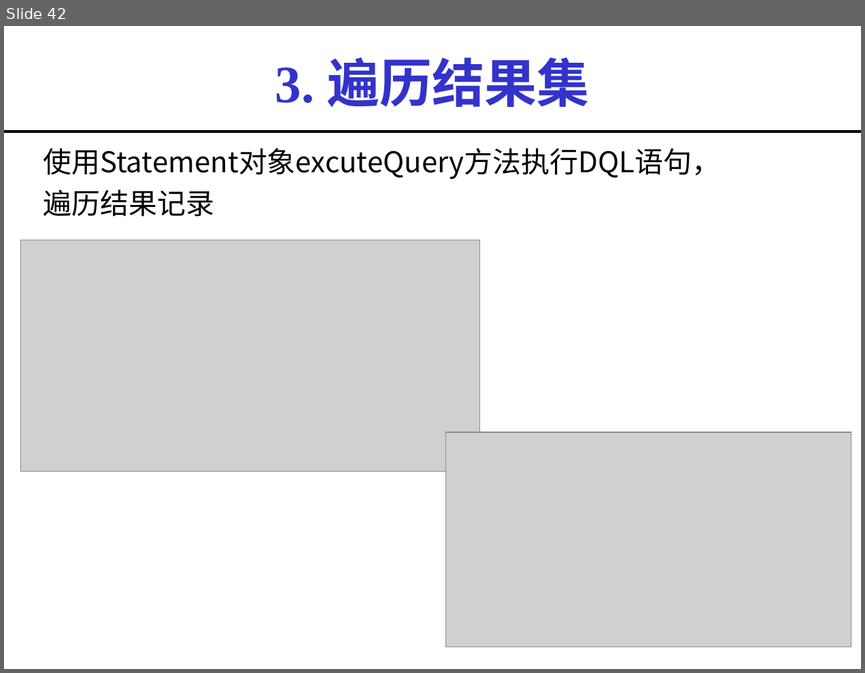
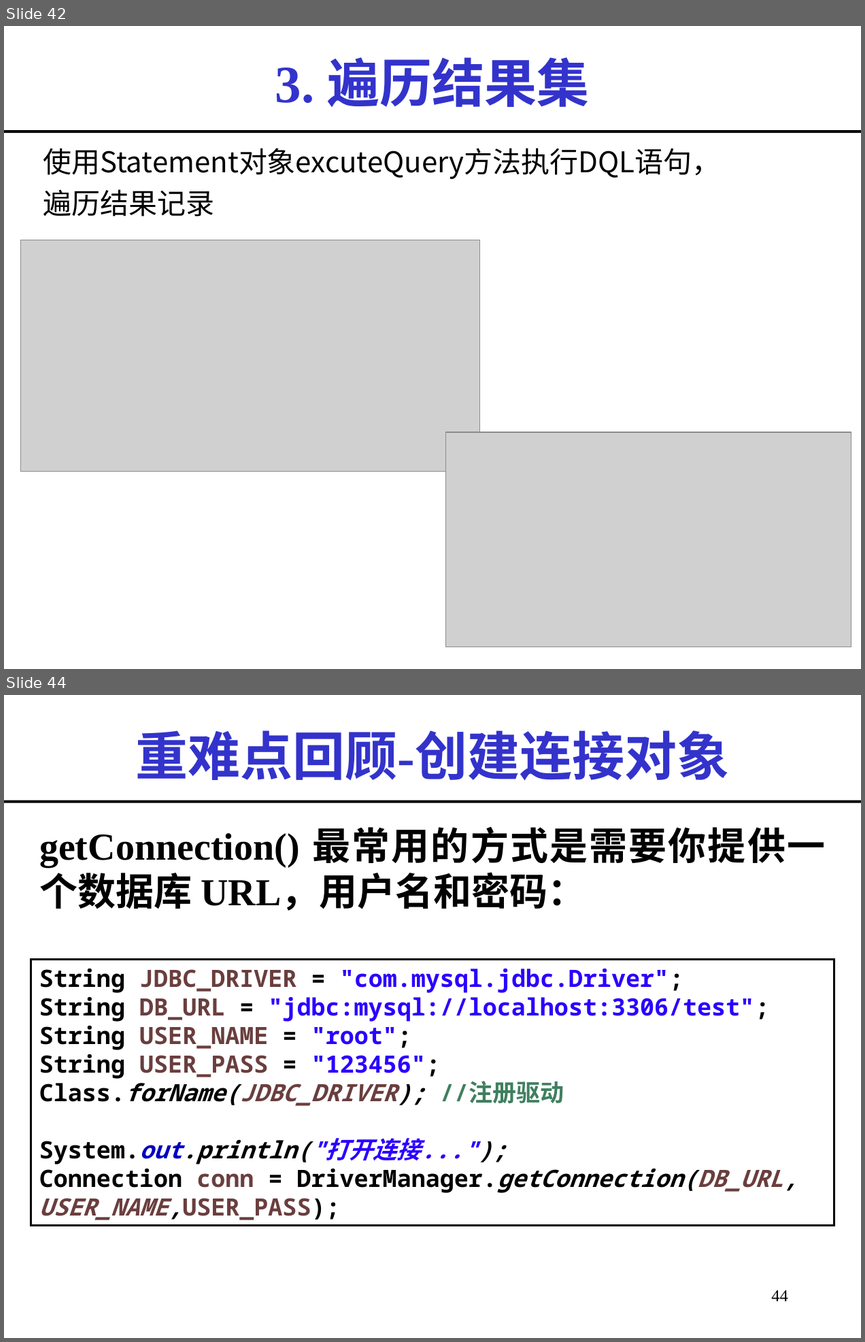
Before and after one commit to imwyw/Java, a slide deck: PPT/javaCh07_数据库连接.ppt. Shown one above the other, each under a label of ours: slide 42 before the commit, slides 42 and 44 after it; the slides between them are not shown. The pictures are 865x673 and 865x1342 pixels, drawn with LibreOffice and Linux fonts; fonts in the diff are those of the drawing; grey boxes stand for pictures. Boxes give left, top, right and bottom in pixels: in the first picture for what was removed or moved away, otherwise in the second. Text is boxed around its words. In the diff, an @@ line names an element or a change of style, - is before the commit and + after.

Commit message:
java 数据库连接

```diff
--- a/PPT/javaCh07_数据库连接.ppt
+++ b/PPT/javaCh07_数据库连接.ppt
@@ slide 44 added at [4,695,861,1338], background #FFFFFF @@
@@ title added at [135,730,729,781], 44 pt, text #3333CC, bold @@
+重难点回顾-创建连接对象
@@ line added from (4, 801) to (861, 801), #000000 2.24 pt @@
@@ text added at [39,826,825,911], 32 pt, text #000000, bold @@
+getConnection() 最常用的方式是需要你提供一个数据库 URL，用户名和密码：
@@ rectangle added at [31,959,834,1225], outline #000000 1.5 pt, 20 pt, text #000000, bold @@
+String JDBC_DRIVER = "com.mysql.jdbc.Driver";
+String DB_URL = "jdbc:mysql://localhost:3306/test";
+String USER_NAME = "root";
+String USER_PASS = "123456";
+Class.forName(JDBC_DRIVER); //注册驱动
+System.out.println("打开连接...");
+Connection conn = DriverManager.getConnection(DB_URL, USER_NAME,USER_PASS);
@@ page number added at [771,1290,788,1301], 14 pt, text #000000 @@
+44
```
Also in this commit, not shown: 1 slide changed, 29 other slides added, 8 other files.
